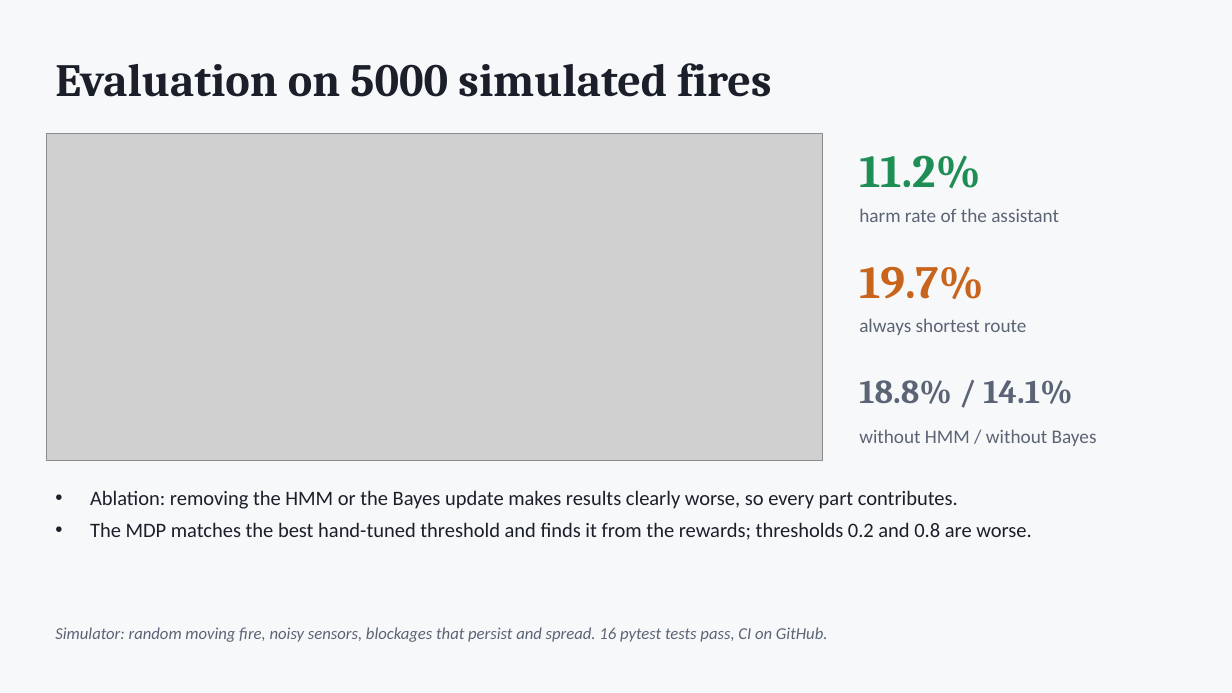
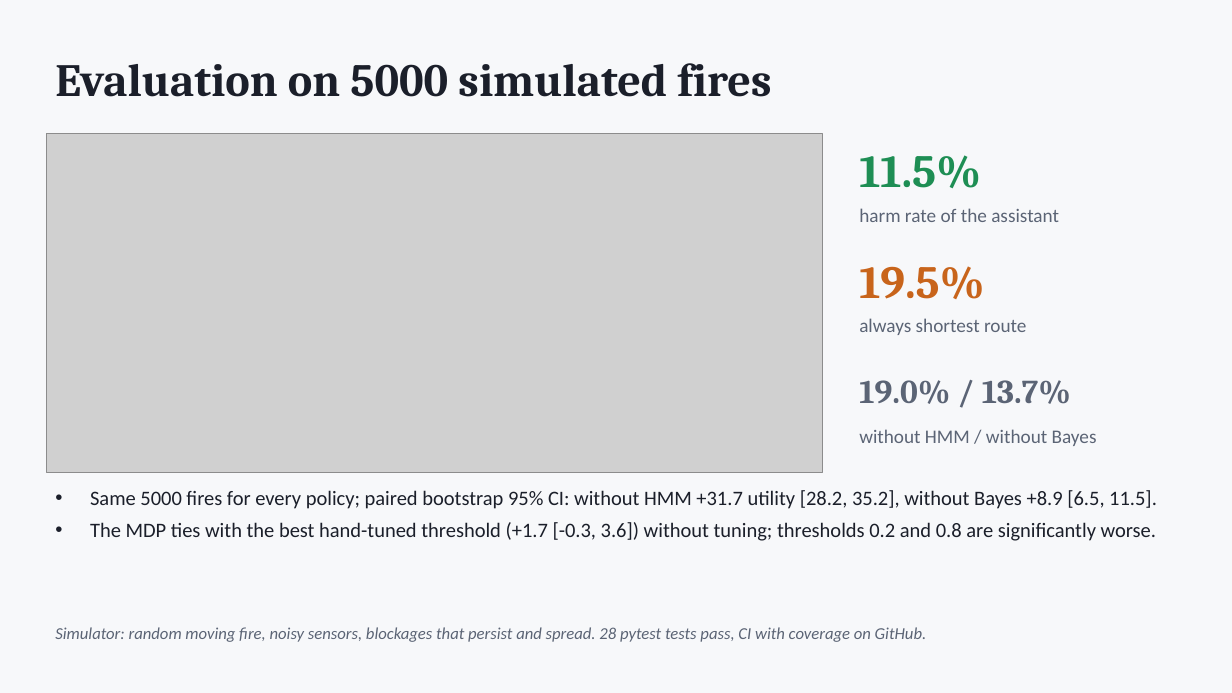
Before and after one commit to eerier79/evacuation-ai-assistant, a slide deck: slide 4 of docs/Presentation.pptx (slide 5 before the commit). Drawn at 1232x693 pixels with LibreOffice and Linux fonts; fonts in the diff are those of the drawing; grey boxes stand for pictures. Boxes give left, top, right and bottom in pixels: in the first picture for what was removed or moved away, otherwise in the second. Text is boxed around its words. In the diff, an @@ line names an element or a change of style, - is before the commit and + after.

```diff
--- a/docs/Presentation.pptx
+++ b/docs/Presentation.pptx
@@ picture: place and size @@
-picture at (46, 134, 823, 460)
+picture at (46, 134, 823, 472)
@@ text at (859, 155, 981, 188): text changed @@
-11.2%
+11.5%
@@ text at (859, 266, 985, 299): text changed @@
-19.7%
+19.5%
@@ text at (859, 380, 1071, 404): text changed @@
-18.8% / 14.1%
+19.0% / 13.7%
@@ text at (90, 490, 1157, 541): text changed @@
-• Ablation: removing the HMM or the Bayes update makes results clearly worse, so every part contributes.
-• The MDP matches the best hand-tuned threshold and finds it from the rewards; thresholds 0.2 and 0.8 are worse.
+• Same 5000 fires for every policy; paired bootstrap 95% CI: without HMM +31.7 utility [28.2, 35.2], without Bayes +8.9 [6.5, 11.5].
+• The MDP ties with the best hand-tuned threshold (+1.7 [-0.3, 3.6]) without tuning; thresholds 0.2 and 0.8 are significantly worse.
@@ text at (55, 627, 927, 642): text changed @@
-Simulator: random moving fire, noisy sensors, blockages that persist and spread. 16 pytest tests pass, CI on GitHub.
+Simulator: random moving fire, noisy sensors, blockages that persist and spread. 28 pytest tests pass, CI with coverage on GitHub.
```
Also in this commit, not shown: 4 other slides changed, 2 slides added, 2 slides removed, 36 other files.
